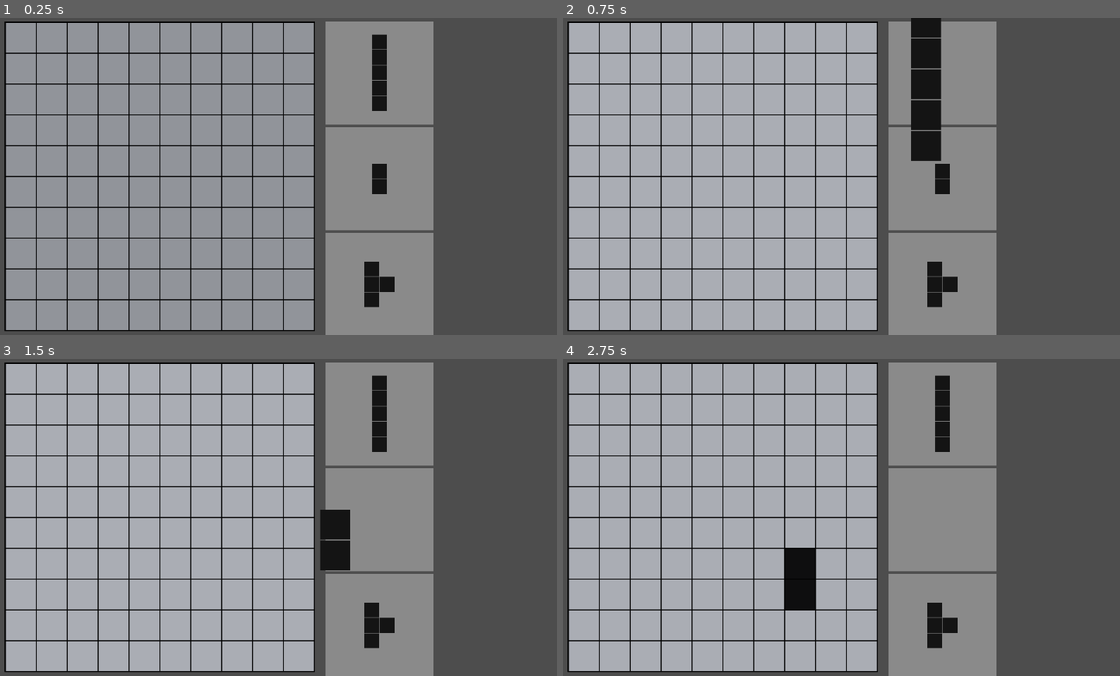
Above: before the commit, frames 1-4 (two rows, left to right).
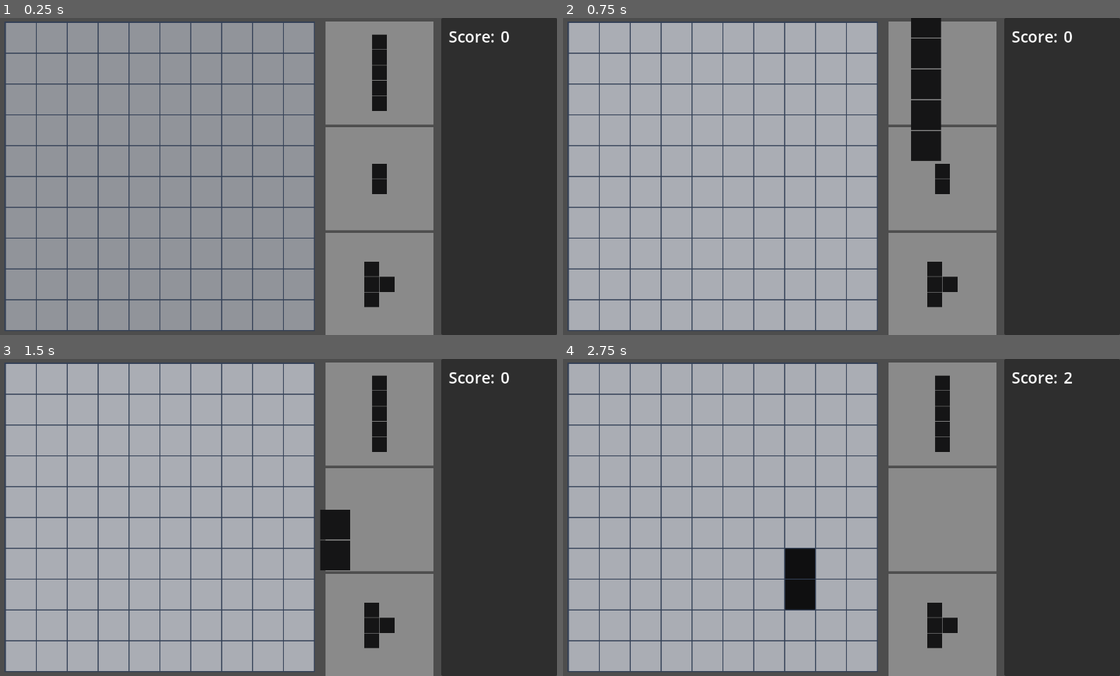
Above: after the commit, the same moments.

Repository: abhinav1229/Block-Champ
Game: Godot game, scene res://Scenes/main.tscn
Same seed, same stepped clock (60 frames per second), same inputs: the game is played once before the commit and once after it.
Inputs (mouse positions are in pixels of both pictures, inside the frame that each line leads up to):
- Up to frame 1 (0.25 s): no input
- Up to frame 2 (0.75 s): tap Enter at 0.5 s; drag from (941, 71) to (891, 106) at 0.52 s
- Up to frame 3 (1.5 s): drag from (378, 520) to (245, 580) at 1.27 s
- Up to frame 4 (2.75 s): move the mouse to (941, 625) at 2.02 s; click (941, 625) at 2.17 s

The runs differ from the first frame. In frame 1, 26% of the frame differs, in the area x 0-100%, y 0-100%; in frame 2, 26%; in frame 3, 26%; in frame 4, 26%.

Commit message:
Add Score Board

Diff:
--- a/Scenes/default_grid.tscn
+++ b/Scenes/default_grid.tscn
@@ -3,5 +3,5 @@
 [ext_resource type="Texture2D" uid="uid://cnfoqgxqefpxu" path="res://61x61-f1f1f2ff.png" id="1_odghy"]
 
 [node name="TextureRect" type="TextureRect"]
-modulate = Color(0.0823529, 0.0823529, 0.0823529, 1)
+modulate = Color(0.0862745, 0.0862745, 0.0901961, 1)
 texture = ExtResource("1_odghy")
--- a/Scenes/main.tscn
+++ b/Scenes/main.tscn
@@ -4,7 +4,7 @@
 [ext_resource type="PackedScene" uid="uid://4384kn8blpbc" path="res://Scenes/game_over.tscn" id="3_e0lrj"]
 
 [sub_resource type="StyleBoxFlat" id="StyleBoxFlat_3uelv"]
-bg_color = Color(0, 0, 0, 1)
+bg_color = Color(0.211765, 0.258824, 0.337255, 1)
 
 [sub_resource type="StyleBoxFlat" id="StyleBoxFlat_umgtr"]
 bg_color = Color(0.686275, 0.686275, 0.686275, 0)
@@ -112,6 +112,37 @@
 grow_horizontal = 1
 grow_vertical = 1
 
-[node name="Timer" type="Timer" parent="." groups=["timer"]]
-wait_time = 0.1
-one_shot = true
+[node name="ScoreBoard" type="Panel" parent="."]
+layout_mode = 1
+anchors_preset = 11
+anchor_left = 1.0
+anchor_right = 1.0
+anchor_bottom = 1.0
+offset_left = -236.0
+grow_horizontal = 0
+grow_vertical = 2
+
+[node name="MarginContainer" type="MarginContainer" parent="ScoreBoard"]
+layout_mode = 0
+offset_right = 40.0
+offset_bottom = 40.0
+theme_override_constants/margin_left = 15
+theme_override_constants/margin_top = 15
+theme_override_constants/margin_right = 15
+theme_override_constants/margin_bottom = 15
+
+[node name="VBoxContainer" type="VBoxContainer" parent="ScoreBoard/MarginContainer"]
+layout_mode = 2
+
+[node name="HBoxContainer" type="HBoxContainer" parent="ScoreBoard/MarginContainer/VBoxContainer"]
+layout_mode = 2
+
+[node name="ScoreText" type="Label" parent="ScoreBoard/MarginContainer/VBoxContainer/HBoxContainer"]
+layout_mode = 2
+theme_override_font_sizes/font_size = 32
+text = "Score: "
+
+[node name="ScoreValue" type="Label" parent="ScoreBoard/MarginContainer/VBoxContainer/HBoxContainer" groups=["score"]]
+layout_mode = 2
+theme_override_font_sizes/font_size = 32
+text = "0"
--- a/Scripts/main.gd
+++ b/Scripts/main.gd
@@ -36,10 +36,13 @@
 	[[1,1,1],[1,1,1],[1,1,1]]
 ]
 
+@onready var score_value = $ScoreBoard/MarginContainer/VBoxContainer/HBoxContainer/ScoreValue
 
 # Called when the node enters the scene tree for the first time.
 func _ready():
 	$GameOver.connect("game_start_now", Callable(self, "start_game"))
+	score_value.text = "0"
+
 	for i in 10:
 		for j in 10:
 			print("yoo: ", i, " ", j)
@@ -55,6 +58,7 @@
 func clear_game():
 	print("clearing game")
 	$GameOver.visible = false
+	score_value.text = "0"
 
 	var grid_container = $AnswerPanelContainer/GridContainer2
 
--- a/Scripts/panel_container.gd
+++ b/Scripts/panel_container.gd
@@ -195,9 +195,11 @@
 
 #				print("final: ", start_row, " | ", start_col)
 
+				var _score = 0
 				for i in req_row:
 					for j in req_col:
 						if !self.get_child(0).get_child(i).get_child(j).is_in_group("empty"):
+							_score += 1
 							var default_grid = preload("res://Scenes/default_grid.tscn").instantiate()
 							grid_2d[start_row+i][start_col+j].modulate = Color.GRAY
 							grid_2d[start_row+i][start_col+j].add_child(default_grid)
@@ -220,15 +222,20 @@
 
 
 							if is_all_row_filled:
+								_score += 10
 								for k in max_row:
 									grid_2d[start_row+i][k].get_child(0).queue_free()
 
 							if is_all_col_filled:
+								_score += 10
 								for k in max_col:
 									grid_2d[k][start_col+j].get_child(0).queue_free()
 
 				emit_signal("on_piece_place")
 				emit_signal("gameover")
 
+				var currentScore = int(get_tree().get_nodes_in_group("score")[0].text)
+				get_tree().get_nodes_in_group("score")[0].text = str(currentScore + _score)
+
 				self.queue_free()
 				await get_tree().process_frame
--- a/project.godot
+++ b/project.godot
@@ -13,7 +13,6 @@
 config/name="Block Champ"
 run/main_scene="res://Scenes/main.tscn"
 config/features=PackedStringArray("4.1", "Mobile")
-config/icon="res://icon.svg"
 
 [display]
 
@@ -22,4 +21,4 @@
 
 [rendering]
 
-renderer/rendering_method="mobile"
+renderer/rendering_method="gl_compatibility"
Not shown, added: export_presets.cfg
